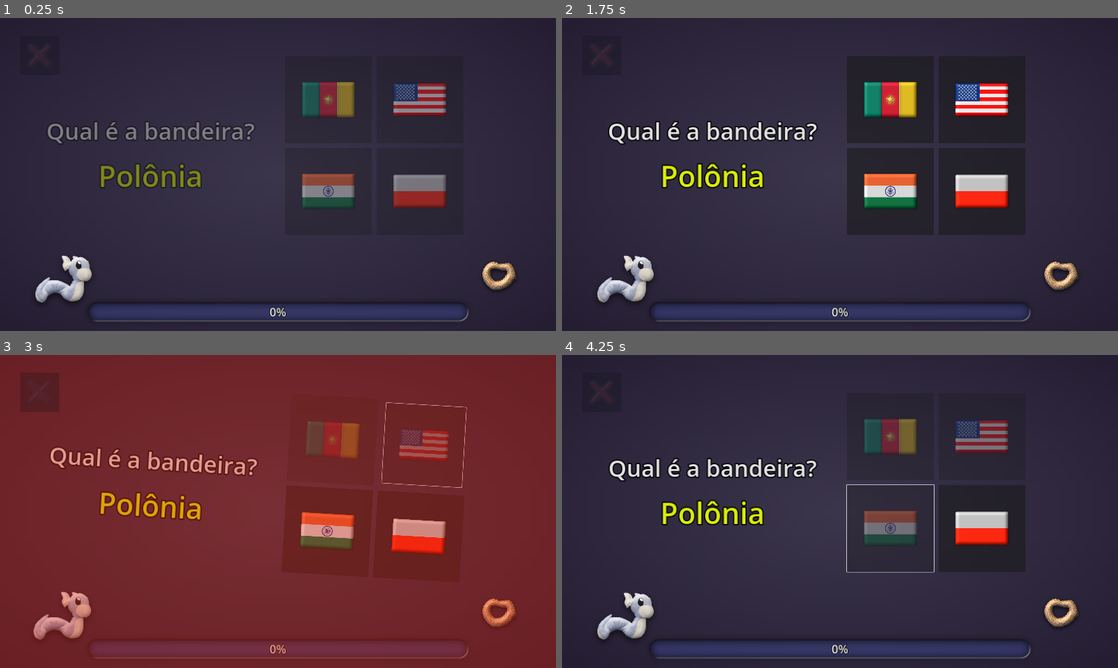
Above: before the commit, frames 1-4 (two rows, left to right).
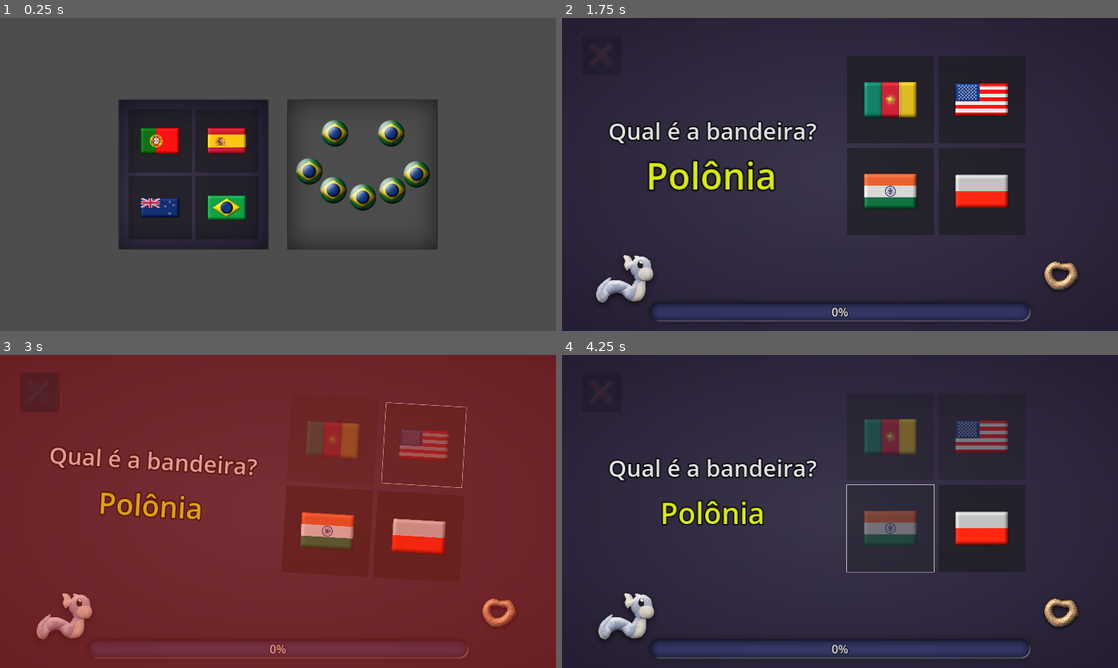
Above: after the commit, the same moments.

Repository: vibrunazo/godot-akira-flags
Game: Godot game, scene res://ui/level_select.tscn
Same seed, same stepped clock (60 frames per second), same inputs: the game is played once before the commit and once after it. Before the commit the project starts from res://quiz/quiz_game.tscn. Sound files missing from this copy of the repository are replaced by a short silence.
Inputs (mouse positions are in pixels of both pictures, inside the frame that each line leads up to):
- Up to frame 1 (0.25 s): no input
- Up to frame 2 (1.75 s): click (756, 174) at 0.52 s; click (712, 174) at 1.25 s
- Up to frame 3 (3 s): click (328, 436) at 2.02 s; click (422, 436) at 2.77 s
- Up to frame 4 (4.25 s): click (890, 527) at 3.52 s

The runs differ from the first frame. In frame 1, 92% of the frame differs, in the area x 0-100%, y 0-100%; in frame 2, 2.0%; in frame 3, 0.2%; in frame 4, 0.1%.

Commit message:
add ball game

Diff:
--- /dev/null
+++ b/games/ballgame/ball_game.gd
@@ -0,0 +1,7 @@
+## A foot Ball game
+class_name BallGame extends GameMode
+
+
+# Called when the node enters the scene tree for the first time.
+func _ready():
+	pass # Replace with function body.
--- /dev/null
+++ b/games/ballgame/ball_game.tscn
@@ -0,0 +1,114 @@
+[gd_scene load_steps=5 format=3 uid="uid://cm7wx8vnwdxit"]
+
+[ext_resource type="PackedScene" uid="uid://bwomel0weobus" path="res://games/ballgame/player_ball.tscn" id="1_4n2hc"]
+[ext_resource type="Script" path="res://games/ballgame/ball_game.gd" id="1_v850d"]
+[ext_resource type="PackedScene" uid="uid://ce0uocnomampc" path="res://ui/fade_button.tscn" id="2_tpmqb"]
+[ext_resource type="PackedScene" uid="uid://b6jiwqw1qjyc4" path="res://games/ballgame/wall.tscn" id="3_ec2oj"]
+
+[node name="BallGame" type="Node2D"]
+script = ExtResource("1_v850d")
+
+[node name="GameLayer" type="CanvasLayer" parent="."]
+
+[node name="walls" type="Node2D" parent="GameLayer"]
+
+[node name="Wall" parent="GameLayer/walls" instance=ExtResource("3_ec2oj")]
+position = Vector2(164, 594)
+
+[node name="Wall2" parent="GameLayer/walls" instance=ExtResource("3_ec2oj")]
+position = Vector2(467, 658)
+rotation = 0.264749
+scale = Vector2(3.70176, 1)
+
+[node name="Wall3" parent="GameLayer/walls" instance=ExtResource("3_ec2oj")]
+position = Vector2(839, 882)
+rotation = -0.403158
+scale = Vector2(3.70176, 1)
+
+[node name="Wall4" parent="GameLayer/walls" instance=ExtResource("3_ec2oj")]
+position = Vector2(691, 286)
+rotation = -0.451857
+scale = Vector2(3.70176, 1)
+
+[node name="Wall5" parent="GameLayer/walls" instance=ExtResource("3_ec2oj")]
+position = Vector2(19, 242)
+rotation = -1.5708
+scale = Vector2(3.70176, 1)
+
+[node name="Wall6" parent="GameLayer/walls" instance=ExtResource("3_ec2oj")]
+position = Vector2(19, 712)
+rotation = -1.5708
+scale = Vector2(3.70176, 1)
+
+[node name="Wall7" parent="GameLayer/walls" instance=ExtResource("3_ec2oj")]
+position = Vector2(19, 1180)
+rotation = -1.5708
+scale = Vector2(3.70176, 1)
+
+[node name="Wall12" parent="GameLayer/walls" instance=ExtResource("3_ec2oj")]
+position = Vector2(1912, 212)
+rotation = -1.5708
+scale = Vector2(3.70176, 1)
+
+[node name="Wall13" parent="GameLayer/walls" instance=ExtResource("3_ec2oj")]
+position = Vector2(1912, 682)
+rotation = -1.5708
+scale = Vector2(3.70176, 1)
+
+[node name="Wall14" parent="GameLayer/walls" instance=ExtResource("3_ec2oj")]
+position = Vector2(1912, 1150)
+rotation = -1.5708
+scale = Vector2(3.70176, 1)
+
+[node name="Wall8" parent="GameLayer/walls" instance=ExtResource("3_ec2oj")]
+position = Vector2(263, 1088)
+scale = Vector2(3.70176, 1)
+
+[node name="Wall9" parent="GameLayer/walls" instance=ExtResource("3_ec2oj")]
+position = Vector2(731, 1088)
+scale = Vector2(3.70176, 1)
+
+[node name="Wall10" parent="GameLayer/walls" instance=ExtResource("3_ec2oj")]
+position = Vector2(1203, 1088)
+scale = Vector2(3.70176, 1)
+
+[node name="Wall11" parent="GameLayer/walls" instance=ExtResource("3_ec2oj")]
+position = Vector2(1675, 1088)
+scale = Vector2(3.70176, 1)
+
+[node name="balls" type="Node2D" parent="GameLayer"]
+
+[node name="PlayerBall" parent="GameLayer/balls" instance=ExtResource("1_4n2hc")]
+position = Vector2(423, -2)
+
+[node name="PlayerBall2" parent="GameLayer/balls" instance=ExtResource("1_4n2hc")]
+position = Vector2(635, -2)
+
+[node name="PlayerBall3" parent="GameLayer/balls" instance=ExtResource("1_4n2hc")]
+position = Vector2(528, 239)
+
+[node name="PlayerBall4" parent="GameLayer/balls" instance=ExtResource("1_4n2hc")]
+position = Vector2(417, 212)
+
+[node name="PlayerBall5" parent="GameLayer/balls" instance=ExtResource("1_4n2hc")]
+position = Vector2(639, 213)
+
+[node name="PlayerBall6" parent="GameLayer/balls" instance=ExtResource("1_4n2hc")]
+position = Vector2(731, 152)
+
+[node name="PlayerBall7" parent="GameLayer/balls" instance=ExtResource("1_4n2hc")]
+position = Vector2(326, 141)
+
+[node name="UILayer" type="CanvasLayer" parent="."]
+
+[node name="MarginContainer" type="MarginContainer" parent="UILayer"]
+offset_left = 69.0
+offset_top = 61.0
+offset_right = 205.0
+offset_bottom = 197.0
+
+[node name="QuitButton" parent="UILayer/MarginContainer" instance=ExtResource("2_tpmqb")]
+unique_name_in_owner = true
+layout_mode = 2
+
+[connection signal="confirmed" from="UILayer/MarginContainer/QuitButton" to="." method="_on_quit_button_confirmed"]
--- /dev/null
+++ b/games/ballgame/player_ball.tscn
@@ -0,0 +1,31 @@
+[gd_scene load_steps=6 format=3 uid="uid://bwomel0weobus"]
+
+[ext_resource type="Texture2D" uid="uid://vnkm0gikrco" path="res://games/ballgame/tex/ball.png" id="1_57puk"]
+[ext_resource type="Texture2D" uid="uid://d3sj0a0hks4my" path="res://countries/flags/brazil.png" id="2_d0bg5"]
+[ext_resource type="Texture2D" uid="uid://cx2q2s20kp262" path="res://games/ballgame/tex/ball-a.png" id="3_67wng"]
+
+[sub_resource type="PhysicsMaterial" id="PhysicsMaterial_366qw"]
+bounce = 0.8
+
+[sub_resource type="CircleShape2D" id="CircleShape2D_tq2n5"]
+radius = 50.0
+
+[node name="PlayerBall" type="RigidBody2D"]
+physics_material_override = SubResource("PhysicsMaterial_366qw")
+
+[node name="SpriteRoot" type="Node2D" parent="."]
+
+[node name="SpriteCircle" type="Sprite2D" parent="SpriteRoot"]
+clip_children = 2
+texture = ExtResource("1_57puk")
+
+[node name="SpriteFlag" type="Sprite2D" parent="SpriteRoot/SpriteCircle"]
+scale = Vector2(0.5, 0.5)
+texture = ExtResource("2_d0bg5")
+
+[node name="SpriteShading" type="Sprite2D" parent="SpriteRoot/SpriteCircle"]
+scale = Vector2(1.01, 1.01)
+texture = ExtResource("3_67wng")
+
+[node name="CollisionShape2D" type="CollisionShape2D" parent="."]
+shape = SubResource("CircleShape2D_tq2n5")
--- /dev/null
+++ b/games/ballgame/wall.tscn
@@ -0,0 +1,15 @@
+[gd_scene load_steps=3 format=3 uid="uid://b6jiwqw1qjyc4"]
+
+[ext_resource type="Texture2D" uid="uid://bqhqs5gtlsuym" path="res://games/ballgame/tex/wall.png" id="1_ddn8d"]
+
+[sub_resource type="RectangleShape2D" id="RectangleShape2D_vfuh7"]
+size = Vector2(128, 40)
+
+[node name="Wall" type="RigidBody2D"]
+freeze = true
+
+[node name="Sprite2D" type="Sprite2D" parent="."]
+texture = ExtResource("1_ddn8d")
+
+[node name="CollisionShape2D" type="CollisionShape2D" parent="."]
+shape = SubResource("RectangleShape2D_vfuh7")
--- /dev/null
+++ b/games/game_mode.gd
@@ -0,0 +1,16 @@
+## Common functionality for all Games
+class_name GameMode extends Node2D
+
+
+## The path to change to when exiting the current scene
+@export var previous_scene: String = "res://ui/level_select.tscn"
+
+# Called when the node enters the scene tree for the first time.
+func _ready():
+	pass # Replace with function body.
+
+
+func _on_quit_button_confirmed():
+	if not previous_scene: return
+	get_tree().change_scene_to_file(previous_scene)
+	#get_tree().change_scene_to_packed(previous_scene)
--- /dev/null
+++ b/games/quiz/flag_button.tscn
@@ -0,0 +1,48 @@
+[gd_scene load_steps=9 format=3 uid="uid://gbpfsjlllrli"]
+
+[ext_resource type="Texture2D" uid="uid://d3sj0a0hks4my" path="res://countries/flags/brazil.png" id="1_2q3fq"]
+[ext_resource type="Script" path="res://games/quiz/flag_button.gd" id="2_1w0h8"]
+[ext_resource type="AudioStream" uid="uid://l1y0k8e8p6md" path="res://ui/audio/switch2.ogg" id="3_nr0q7"]
+[ext_resource type="AudioStream" uid="uid://chpuddmlsjlim" path="res://ui/audio/switch11.ogg" id="4_ro3yc"]
+[ext_resource type="AudioStream" uid="uid://dxheiqd4qmeaa" path="res://ui/audio/switch18.ogg" id="5_v5v47"]
+[ext_resource type="AudioStream" uid="uid://c2vh43jx21wxs" path="res://ui/audio/switch20.ogg" id="6_1tqo4"]
+[ext_resource type="AudioStream" uid="uid://ckcop71ymxwco" path="res://ui/audio/switch21.ogg" id="7_u2yf5"]
+
+[sub_resource type="AudioStreamRandomizer" id="AudioStreamRandomizer_cfs56"]
+random_pitch = 1.2
+random_volume_offset_db = 6.0
+streams_count = 5
+stream_0/stream = ExtResource("3_nr0q7")
+stream_0/weight = 1.0
+stream_1/stream = ExtResource("4_ro3yc")
+stream_1/weight = 1.0
+stream_2/stream = ExtResource("5_v5v47")
+stream_2/weight = 1.0
+stream_3/stream = ExtResource("6_1tqo4")
+stream_3/weight = 1.0
+stream_4/stream = ExtResource("7_u2yf5")
+stream_4/weight = 1.0
+
+[node name="FlagButton" type="Button"]
+custom_minimum_size = Vector2(300, 300)
+anchors_preset = 8
+anchor_left = 0.5
+anchor_top = 0.5
+anchor_right = 0.5
+anchor_bottom = 0.5
+offset_left = -200.0
+offset_top = -200.0
+offset_right = 100.0
+offset_bottom = 100.0
+grow_horizontal = 2
+grow_vertical = 2
+pivot_offset = Vector2(150, 150)
+icon = ExtResource("1_2q3fq")
+expand_icon = true
+script = ExtResource("2_1w0h8")
+
+[node name="AudioClick" type="AudioStreamPlayer" parent="."]
+stream = SubResource("AudioStreamRandomizer_cfs56")
+
+[connection signal="button_down" from="." to="." method="_on_button_down"]
+[connection signal="pressed" from="." to="." method="_on_pressed"]
--- a/quiz/game_progress.tscn
+++ b/games/quiz/game_progress.tscn
@@ -1,10 +1,10 @@
 [gd_scene load_steps=8 format=3 uid="uid://c8aa2ng46t0jx"]
 
-[ext_resource type="PackedScene" uid="uid://s1tvck4cbw11" path="res://quiz/progress_char.tscn" id="1_84nsa"]
+[ext_resource type="PackedScene" uid="uid://s1tvck4cbw11" path="res://games/quiz/progress_char.tscn" id="1_84nsa"]
 [ext_resource type="Texture2D" uid="uid://dvj4xme2kh2gu" path="res://ui/sprite/progress-bg.png" id="1_f3l1b"]
 [ext_resource type="Texture2D" uid="uid://d2f64fc0ocokt" path="res://ui/sprite/progress-fill.png" id="1_k8eff"]
-[ext_resource type="Script" path="res://quiz/game_progress.gd" id="1_ryrag"]
-[ext_resource type="PackedScene" uid="uid://hr2k3bq6l1wq" path="res://quiz/prize.tscn" id="3_mklfg"]
+[ext_resource type="Script" path="res://games/quiz/game_progress.gd" id="1_ryrag"]
+[ext_resource type="PackedScene" uid="uid://hr2k3bq6l1wq" path="res://games/quiz/prize.tscn" id="3_mklfg"]
 
 [sub_resource type="StyleBoxTexture" id="StyleBoxTexture_4mfah"]
 content_margin_top = 0.0
--- a/quiz/prize.tscn
+++ b/games/quiz/prize.tscn
@@ -1,9 +1,9 @@
 [gd_scene load_steps=17 format=3 uid="uid://hr2k3bq6l1wq"]
 
-[ext_resource type="Texture2D" uid="uid://c6q7fseky532m" path="res://quiz/sprite/cookie.png" id="1_0xx27"]
-[ext_resource type="Script" path="res://quiz/prize.gd" id="1_n17wb"]
-[ext_resource type="AudioStream" uid="uid://p4oueeupilsc" path="res://quiz/audio/crunch.1.ogg" id="3_c74mw"]
-[ext_resource type="Texture2D" uid="uid://cduplxg87ofjn" path="res://quiz/sprite/cookie-particles.png" id="4_at850"]
+[ext_resource type="Script" path="res://games/quiz/prize.gd" id="1_k2x5y"]
+[ext_resource type="Texture2D" uid="uid://c6q7fseky532m" path="res://games/quiz/sprite/cookie.png" id="2_wc6g5"]
+[ext_resource type="AudioStream" uid="uid://p4oueeupilsc" path="res://games/quiz/audio/crunch.1.ogg" id="3_vom8v"]
+[ext_resource type="Texture2D" uid="uid://cduplxg87ofjn" path="res://games/quiz/sprite/cookie-particles.png" id="4_dssau"]
 
 [sub_resource type="StyleBoxEmpty" id="StyleBoxEmpty_0tdtc"]
 
@@ -64,7 +64,7 @@
 random_pitch = 1.2
 random_volume_offset_db = 6.0
 streams_count = 1
-stream_0/stream = ExtResource("3_c74mw")
+stream_0/stream = ExtResource("3_vom8v")
 stream_0/weight = 1.0
 
 [sub_resource type="Animation" id="Animation_7cbgs"]
@@ -202,7 +202,7 @@
 anim_offset_max = 1.0
 
 [node name="Prize" type="Node2D"]
-script = ExtResource("1_n17wb")
+script = ExtResource("1_k2x5y")
 
 [node name="ProgressBar" type="ProgressBar" parent="."]
 clip_children = 1
@@ -227,7 +227,7 @@
 
 [node name="Sprite2D" type="Sprite2D" parent="ProgressBar"]
 position = Vector2(125, 100)
-texture = ExtResource("1_0xx27")
+texture = ExtResource("2_wc6g5")
 
 [node name="AnimationPlayer" type="AnimationPlayer" parent="."]
 libraries = {
@@ -244,7 +244,7 @@
 emitting = false
 amount = 24
 process_material = SubResource("ParticleProcessMaterial_6qgxy")
-texture = ExtResource("4_at850")
+texture = ExtResource("4_dssau")
 lifetime = 0.5
 one_shot = true
 explosiveness = 0.8
@@ -256,7 +256,7 @@
 emitting = false
 amount = 24
 process_material = SubResource("ParticleProcessMaterial_6qgxy")
-texture = ExtResource("4_at850")
+texture = ExtResource("4_dssau")
 lifetime = 0.5
 one_shot = true
 explosiveness = 0.8
@@ -268,7 +268,7 @@
 emitting = false
 amount = 24
 process_material = SubResource("ParticleProcessMaterial_6qgxy")
-texture = ExtResource("4_at850")
+texture = ExtResource("4_dssau")
 lifetime = 0.5
 one_shot = true
 explosiveness = 0.8
--- a/quiz/progress_char.tscn
+++ b/games/quiz/progress_char.tscn
@@ -1,9 +1,9 @@
 [gd_scene load_steps=11 format=3 uid="uid://s1tvck4cbw11"]
 
-[ext_resource type="Texture2D" uid="uid://dgsya0a3qf378" path="res://quiz/sprite/dratini02.png" id="1_5vo1w"]
-[ext_resource type="Script" path="res://quiz/progress_char.gd" id="1_c1cd6"]
-[ext_resource type="AudioStream" uid="uid://cnny8cyqlb3di" path="res://quiz/audio/akiranomnom.ogg" id="3_asgje"]
-[ext_resource type="AudioStream" uid="uid://bpr5jdismt5d3" path="res://quiz/audio/akiradelicia.ogg" id="4_kqqjs"]
+[ext_resource type="Script" path="res://games/quiz/progress_char.gd" id="1_4ju17"]
+[ext_resource type="Texture2D" uid="uid://dgsya0a3qf378" path="res://games/quiz/sprite/dratini02.png" id="2_yhctt"]
+[ext_resource type="AudioStream" uid="uid://cnny8cyqlb3di" path="res://games/quiz/audio/akiranomnom.ogg" id="3_jr3bh"]
+[ext_resource type="AudioStream" uid="uid://bpr5jdismt5d3" path="res://games/quiz/audio/akiradelicia.ogg" id="4_lfllh"]
 
 [sub_resource type="Animation" id="Animation_cptlm"]
 length = 0.001
@@ -185,7 +185,7 @@
 "times": PackedFloat32Array(0),
 "transitions": PackedFloat32Array(1),
 "update": 1,
-"values": [ExtResource("3_asgje")]
+"values": [ExtResource("3_jr3bh")]
 }
 
 [sub_resource type="Animation" id="Animation_uiqwr"]
@@ -237,7 +237,7 @@
 "clips": [{
 "end_offset": 0.0,
 "start_offset": 0.0,
-"stream": ExtResource("4_kqqjs")
+"stream": ExtResource("4_lfllh")
 }],
 "times": PackedFloat32Array(0.036585)
 }
@@ -280,7 +280,7 @@
 "clips": [{
 "end_offset": 0.0,
 "start_offset": 0.0,
-"stream": ExtResource("3_asgje")
+"stream": ExtResource("3_jr3bh")
 }],
 "times": PackedFloat32Array(0.018448)
 }
@@ -497,18 +497,18 @@
 }
 
 [node name="ProgressChar" type="Node2D"]
-script = ExtResource("1_c1cd6")
+script = ExtResource("1_4ju17")
 
 [node name="Sprite2D" type="Sprite2D" parent="."]
 visible = false
-texture = ExtResource("1_5vo1w")
+texture = ExtResource("2_yhctt")
 offset = Vector2(-45, -50)
 
 [node name="SpriteRoot" type="Node2D" parent="."]
 position = Vector2(-245, -200)
 
 [node name="Polygon2D" type="Polygon2D" parent="SpriteRoot"]
-texture = ExtResource("1_5vo1w")
+texture = ExtResource("2_yhctt")
 skeleton = NodePath("../Skeleton2D")
 polygon = PackedVector2Array(104.101, 150.916, 134.069, 134.197, 153.943, 131.988, 185.173, 139.875, 180.442, 126.941,  …(498 unchanged characters)…
 uv = PackedVector2Array(104.101, 150.916, 134.069, 134.197, 153.943, 131.988, 185.173, 139.875, 180.442, 126.941, 171.6 …(493 unchanged characters)…
@@ -552,11 +552,11 @@
 bone_angle = 1.54816
 
 [node name="AudioStreamPlayer2D" type="AudioStreamPlayer2D" parent="."]
-stream = ExtResource("3_asgje")
+stream = ExtResource("3_jr3bh")
 
 [node name="AnimationPlayer" type="AnimationPlayer" parent="."]
 libraries = {
 "": SubResource("AnimationLibrary_qnq1x")
 }
 autoplay = "idle"
-blend_times = [&"idle", &"walk", 0.1, &"idle", &"idle", 0.1]
+blend_times = [&"idle", &"idle", 0.1, &"idle", &"walk", 0.1]
--- a/quiz/quiz_game.gd
+++ b/games/quiz/quiz_game.gd
@@ -1,8 +1,6 @@
 ## Game that holds Quiz questions
-class_name QuizGame extends Node2D
+class_name QuizGame extends GameMode
 
-## The PackedScene to change to when exiting the current scene
-@export var previous_scene: PackedScene
 ## PackedScene that will be instantiated to create new questions
 @export var question_scene: PackedScene
 ## Maximum number of questions to finish the game
@@ -73,9 +71,3 @@
 ## Failed a question
 func _on_failed():
 	progress.inc_value(-1)
-
-
-func _on_quit_button_confirmed():
-	get_tree().change_scene_to_file("res://ui/level_select.tscn")
-	#if not previous_scene: return
-	#get_tree().change_scene_to_packed(previous_scene)
--- a/quiz/quiz_game.tscn
+++ b/games/quiz/quiz_game.tscn
@@ -1,9 +1,8 @@
-[gd_scene load_steps=12 format=3 uid="uid://ccgsbabfnsk6d"]
+[gd_scene load_steps=11 format=3 uid="uid://ccgsbabfnsk6d"]
 
-[ext_resource type="Script" path="res://quiz/quiz_game.gd" id="1_fd82r"]
-[ext_resource type="PackedScene" uid="uid://xjxa57oeener" path="res://quiz/quiz_question.tscn" id="1_pnfh2"]
-[ext_resource type="PackedScene" uid="uid://dgl36sowrdv5e" path="res://ui/level_select.tscn" id="2_3lh1v"]
-[ext_resource type="PackedScene" uid="uid://c8aa2ng46t0jx" path="res://quiz/game_progress.tscn" id="3_gxgvc"]
+[ext_resource type="Script" path="res://games/quiz/quiz_game.gd" id="1_fd82r"]
+[ext_resource type="PackedScene" uid="uid://xjxa57oeener" path="res://games/quiz/quiz_question.tscn" id="1_pnfh2"]
+[ext_resource type="PackedScene" uid="uid://c8aa2ng46t0jx" path="res://games/quiz/game_progress.tscn" id="3_gxgvc"]
 [ext_resource type="PackedScene" uid="uid://ce0uocnomampc" path="res://ui/fade_button.tscn" id="4_24pgt"]
 
 [sub_resource type="Gradient" id="Gradient_b0pwk"]
@@ -92,7 +91,6 @@
 
 [node name="QuizGame" type="Node2D"]
 script = ExtResource("1_fd82r")
-previous_scene = ExtResource("2_3lh1v")
 question_scene = ExtResource("1_pnfh2")
 
 [node name="BgLayer" type="CanvasLayer" parent="."]
--- a/quiz/quiz_question.gd
+++ b/games/quiz/quiz_question.gd
@@ -49,7 +49,7 @@
 		var id: String = candidates.pop_back()
 		var data: CountryData = Countries.get_data(id)
 		options.append(data)
-		var button: FlagButton = load("res://quiz/flag_button.tscn").instantiate()
+		var button: FlagButton = load("res://games/quiz/flag_button.tscn").instantiate()
 		button.country_id = id
 		button.pressed.connect(_on_flag_pressed.bind(button))
 		grid.add_child(button)
--- a/quiz/quiz_question.tscn
+++ b/games/quiz/quiz_question.tscn
@@ -1,13 +1,13 @@
 [gd_scene load_steps=16 format=3 uid="uid://xjxa57oeener"]
 
-[ext_resource type="PackedScene" uid="uid://gbpfsjlllrli" path="res://quiz/flag_button.tscn" id="1_8b3nn"]
-[ext_resource type="Script" path="res://quiz/quiz_question.gd" id="1_dqiql"]
+[ext_resource type="PackedScene" uid="uid://gbpfsjlllrli" path="res://games/quiz/flag_button.tscn" id="1_8b3nn"]
+[ext_resource type="Script" path="res://games/quiz/quiz_question.gd" id="1_dqiql"]
 [ext_resource type="PackedScene" uid="uid://bggqg8wbu3gsu" path="res://fx/yes_fx.tscn" id="2_lchvv"]
-[ext_resource type="AudioStream" uid="uid://belkpalw62877" path="res://quiz/audio/akiraqualbandeira.ogg" id="3_c08dy"]
-[ext_resource type="AudioStream" uid="uid://icbq07jsthcn" path="res://quiz/audio/akirayes.ogg" id="6_isa58"]
-[ext_resource type="AudioStream" uid="uid://dkkj27wgs8mwj" path="res://quiz/audio/akirano.ogg" id="7_t35jc"]
+[ext_resource type="AudioStream" uid="uid://belkpalw62877" path="res://games/quiz/audio/akiraqualbandeira.ogg" id="3_c08dy"]
+[ext_resource type="AudioStream" uid="uid://icbq07jsthcn" path="res://games/quiz/audio/akirayes.ogg" id="6_isa58"]
+[ext_resource type="AudioStream" uid="uid://dkkj27wgs8mwj" path="res://games/quiz/audio/akirano.ogg" id="7_t35jc"]
 [ext_resource type="AudioStream" uid="uid://bhsorg3wxb5nd" path="res://ui/audio/zapThreeToneDown.ogg" id="7_tx6e5"]
-[ext_resource type="AudioStream" uid="uid://b161c15hqsejg" path="res://quiz/audio/akiranaoe.ogg" id="9_t00g2"]
+[ext_resource type="AudioStream" uid="uid://b161c15hqsejg" path="res://games/quiz/audio/akiranaoe.ogg" id="9_t00g2"]
 
 [sub_resource type="Animation" id="Animation_6rnbk"]
 length = 0.001
@@ -240,15 +240,16 @@
 theme_override_constants/separation = 64
 
 [node name="AskButton" type="Button" parent="HBoxContainer"]
-custom_minimum_size = Vector2(800, 400)
-layout_mode = 2
+custom_minimum_size = Vector2(800, 600)
+layout_mode = 2
+size_flags_vertical = 4
 focus_mode = 0
 flat = true
 
 [node name="VBoxContainer" type="VBoxContainer" parent="HBoxContainer/AskButton"]
 layout_mode = 2
 offset_right = 800.0
-offset_bottom = 816.0
+offset_bottom = 600.0
 mouse_filter = 2
 alignment = 1
 
--- a/project.godot
+++ b/project.godot
@@ -11,7 +11,7 @@
 [application]
 
 config/name="AkiraFlags"
-run/main_scene="res://quiz/quiz_game.tscn"
+run/main_scene="res://ui/level_select.tscn"
 config/features=PackedStringArray("4.2", "Forward Plus")
 config/icon="res://icon.svg"
 
--- a/quiz/flag_button.tscn
+++ /dev/null
@@ -1,48 +0,0 @@
-[gd_scene load_steps=9 format=3 uid="uid://gbpfsjlllrli"]
-
-[ext_resource type="Texture2D" uid="uid://d3sj0a0hks4my" path="res://countries/flags/brazil.png" id="1_3cv7s"]
-[ext_resource type="Script" path="res://quiz/flag_button.gd" id="2_so8wy"]
-[ext_resource type="AudioStream" uid="uid://l1y0k8e8p6md" path="res://ui/audio/switch2.ogg" id="3_4pe05"]
-[ext_resource type="AudioStream" uid="uid://chpuddmlsjlim" path="res://ui/audio/switch11.ogg" id="4_pplpu"]
-[ext_resource type="AudioStream" uid="uid://dxheiqd4qmeaa" path="res://ui/audio/switch18.ogg" id="5_60m8q"]
-[ext_resource type="AudioStream" uid="uid://c2vh43jx21wxs" path="res://ui/audio/switch20.ogg" id="6_ehikv"]
-[ext_resource type="AudioStream" uid="uid://ckcop71ymxwco" path="res://ui/audio/switch21.ogg" id="7_ibpo4"]
-
-[sub_resource type="AudioStreamRandomizer" id="AudioStreamRandomizer_cfs56"]
-random_pitch = 1.2
-random_volume_offset_db = 6.0
-streams_count = 5
-stream_0/stream = ExtResource("3_4pe05")
-stream_0/weight = 1.0
-stream_1/stream = ExtResource("4_pplpu")
-stream_1/weight = 1.0
-stream_2/stream = ExtResource("5_60m8q")
-stream_2/weight = 1.0
-stream_3/stream = ExtResource("6_ehikv")
-stream_3/weight = 1.0
-stream_4/stream = ExtResource("7_ibpo4")
-stream_4/weight = 1.0
-
-[node name="FlagButton" type="Button"]
-custom_minimum_size = Vector2(300, 300)
-anchors_preset = 8
-anchor_left = 0.5
-anchor_top = 0.5
-anchor_right = 0.5
-anchor_bottom = 0.5
-offset_left = -200.0
-offset_top = -200.0
-offset_right = 100.0
-offset_bottom = 100.0
-grow_horizontal = 2
-grow_vertical = 2
-pivot_offset = Vector2(150, 150)
-icon = ExtResource("1_3cv7s")
-expand_icon = true
-script = ExtResource("2_so8wy")
-
-[node name="AudioClick" type="AudioStreamPlayer" parent="."]
-stream = SubResource("AudioStreamRandomizer_cfs56")
-
-[connection signal="button_down" from="." to="." method="_on_button_down"]
-[connection signal="pressed" from="." to="." method="_on_pressed"]
--- a/ui/level_select.tscn
+++ b/ui/level_select.tscn
@@ -1,8 +1,9 @@
-[gd_scene load_steps=4 format=3 uid="uid://dgl36sowrdv5e"]
+[gd_scene load_steps=5 format=3 uid="uid://dgl36sowrdv5e"]
 
 [ext_resource type="Texture2D" uid="uid://xjkagbd0i50q" path="res://ui/sprite/quiz_icon.png" id="1_igtne"]
 [ext_resource type="Script" path="res://ui/level_select.gd" id="1_ykpc3"]
 [ext_resource type="Script" path="res://ui/level_button.gd" id="3_6hcr6"]
+[ext_resource type="Texture2D" uid="uid://talpbmvsnftp" path="res://games/ballgame/tex/ballgame_icon.png" id="4_p2m4g"]
 
 [node name="LevelSelect" type="CanvasLayer"]
 script = ExtResource("1_ykpc3")
@@ -19,11 +20,20 @@
 offset_bottom = 260.0
 grow_horizontal = 2
 grow_vertical = 2
+theme_override_constants/h_separation = 64
+columns = 2
 
 [node name="Button" type="Button" parent="GridContainer"]
 layout_mode = 2
 icon = ExtResource("1_igtne")
 script = ExtResource("3_6hcr6")
-level_scene = "res://quiz/quiz_game.tscn"
+level_scene = "res://games/quiz/quiz_game.tscn"
+
+[node name="Button2" type="Button" parent="GridContainer"]
+layout_mode = 2
+icon = ExtResource("4_p2m4g")
+script = ExtResource("3_6hcr6")
+level_scene = "res://games/ballgame/ball_game.tscn"
 
 [connection signal="pressed" from="GridContainer/Button" to="GridContainer/Button" method="_on_pressed"]
+[connection signal="pressed" from="GridContainer/Button2" to="GridContainer/Button2" method="_on_pressed"]
Not shown, changed: countries/flags/ball.png.import
Binary file added: games/ballgame/tex/ball-a.png
Not shown, added: games/ballgame/tex/ball-a.png.import
Binary file added: games/ballgame/tex/ball.png
Not shown, changed: games/ballgame/tex/ball.png.import
Binary file added: games/ballgame/tex/ballgame_icon.png
Not shown, changed: games/ballgame/tex/ballgame_icon.png.import
Binary file added: games/ballgame/tex/wall.png
Not shown, added: games/ballgame/tex/wall.png.import
Not shown, added: games/quiz/audio/akiradelicia.ogg.import
Not shown, added: games/quiz/audio/akiranaoe.ogg.import
Not shown, added: games/quiz/audio/akirano.ogg.import
(and 28 more such lines)
